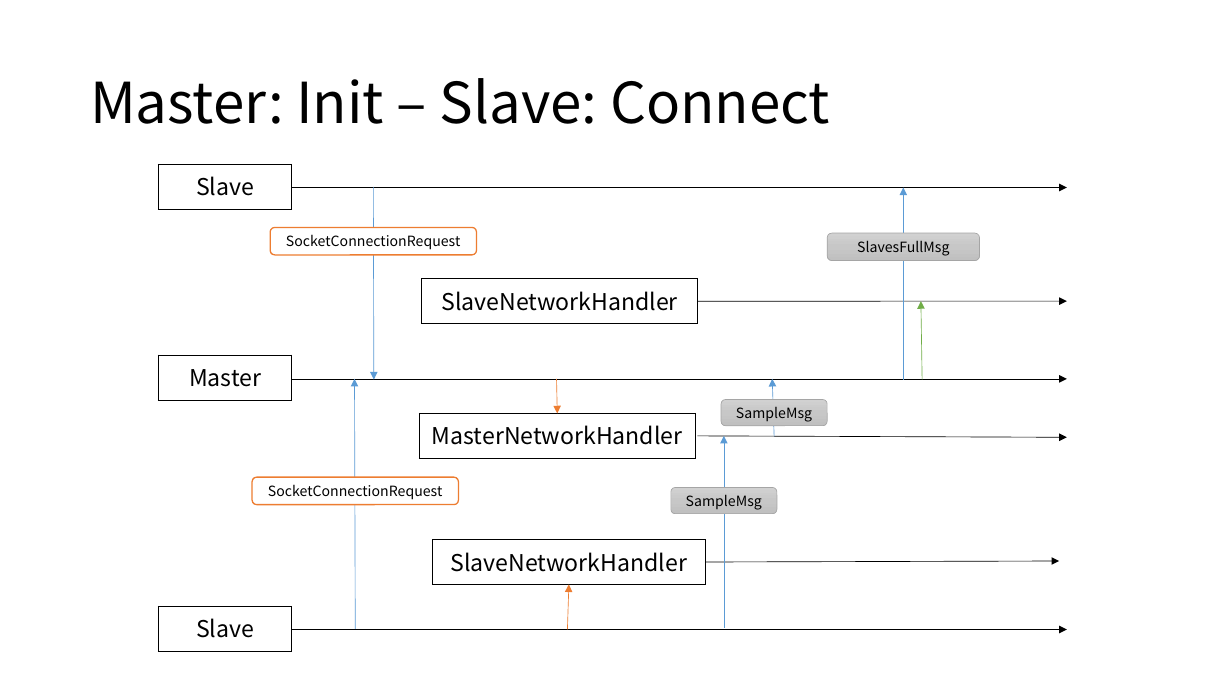
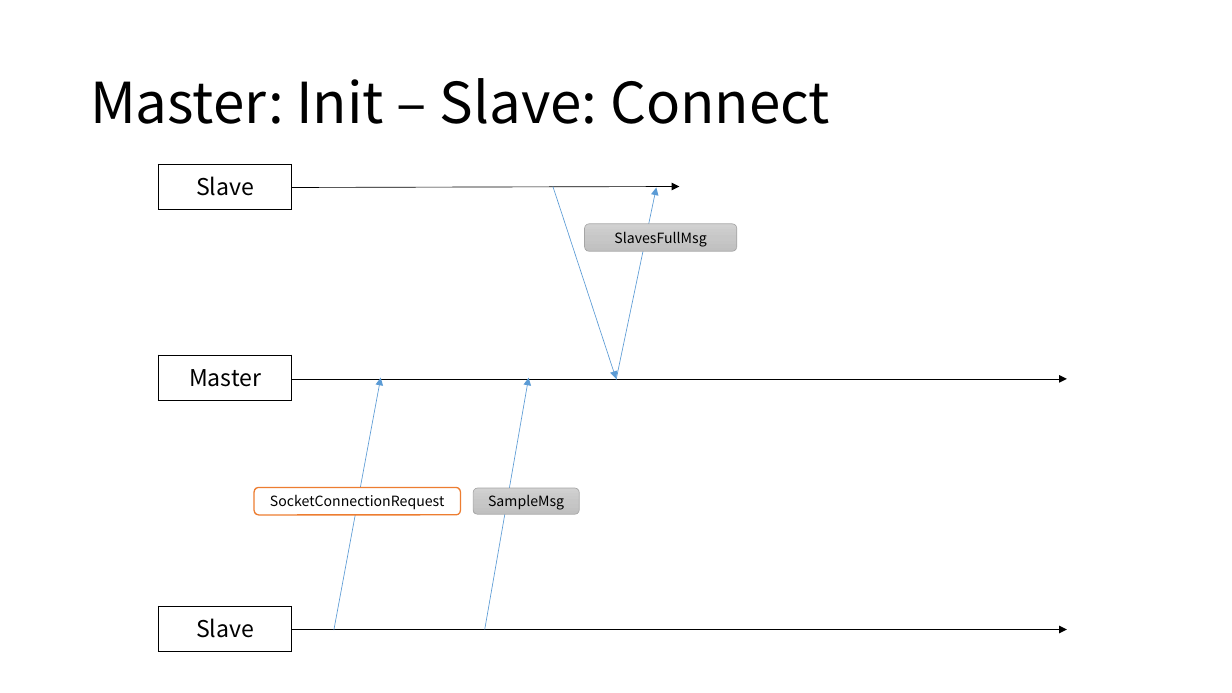
Before and after one commit to Eyebrowmoon/CS490, a slide deck: slide 22 of project.pptx (slide 23 before the commit). Drawn at 1232x693 pixels with LibreOffice and Linux fonts; fonts in the diff are those of the drawing. Boxes give left, top, right and bottom in pixels: in the first picture for what was removed or moved away, otherwise in the second. Text is boxed around its words. In the diff, an @@ line names an element or a change of style, - is before the commit and + after.

```diff
--- a/project.pptx
+++ b/project.pptx
@@ arrow moved from (292, 188) - (1067, 188) to (292, 188) - (679, 187) @@
@@ arrow moved from (373, 187) - (374, 380) to (553, 187) - (616, 379) @@
@@ arrow moved from (904, 380) - (904, 188) to (616, 380) - (656, 188) @@
@@ rounded rectangle removed at (270, 227, 476, 255) @@
-SocketConnectionRequest
@@ rounded rectangle "SlavesFullMsg": place and size @@
-rounded rectangle "SlavesFullMsg" at (827, 233, 980, 261)
+rounded rectangle "SlavesFullMsg" at (585, 224, 738, 251)
@@ table removed at (422, 279, 698, 324), 1 rows, 1 columns @@
-SlaveNetworkHandler
@@ arrow removed from (698, 301) to (1067, 301) @@
@@ arrow removed from (922, 380) to (921, 301) @@
@@ arrow moved from (356, 628) - (355, 379) to (334, 630) - (381, 378) @@
@@ arrow moved from (724, 628) - (724, 436) to (485, 629) - (529, 378) @@
@@ arrow removed from (556, 379) to (557, 413) @@
@@ arrow removed from (775, 437) to (773, 379) @@
@@ table removed at (420, 413, 695, 458), 1 rows, 1 columns @@
-MasterNetworkHandler
@@ rounded rectangle removed at (721, 399, 827, 425) @@
-SampleMsg
@@ arrow removed from (698, 436) to (1067, 437) @@
@@ rounded rectangle "SocketConnectionRequest": place and size @@
-rounded rectangle "SocketConnectionRequest" at (252, 477, 458, 505)
+rounded rectangle "SocketConnectionRequest" at (254, 488, 460, 516)
@@ rounded rectangle "SampleMsg": place and size @@
-rounded rectangle "SampleMsg" at (671, 488, 777, 514)
+rounded rectangle "SampleMsg" at (473, 488, 579, 514)
@@ table removed at (433, 540, 705, 585), 1 rows, 1 columns @@
-SlaveNetworkHandler
@@ arrow removed from (705, 562) to (1059, 561) @@
@@ arrow removed from (567, 629) to (569, 585) @@
```
Also in this commit, not shown: 11 other slides changed, 5 slides added, 4 slides removed, 27 other files.
